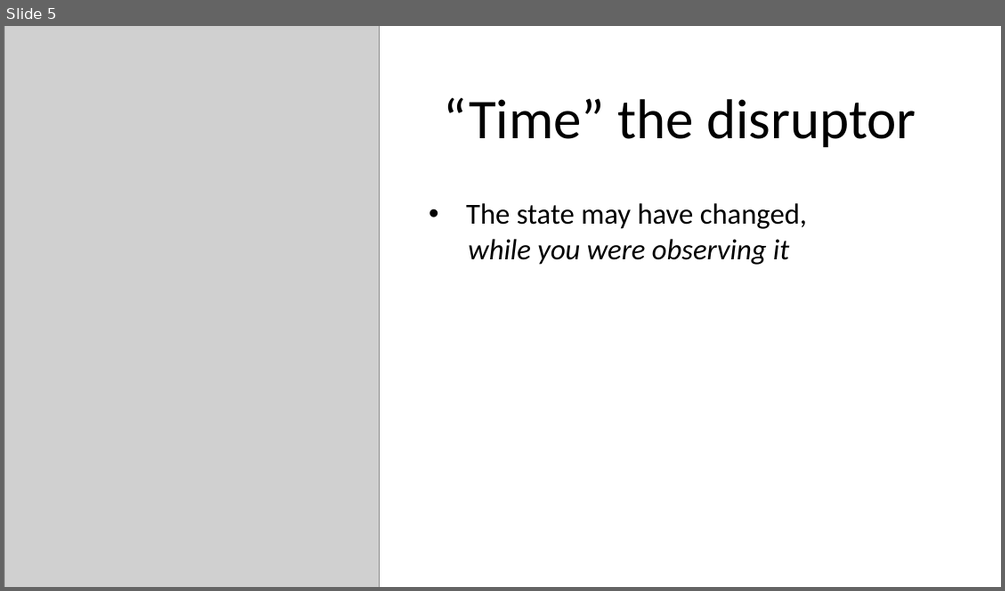
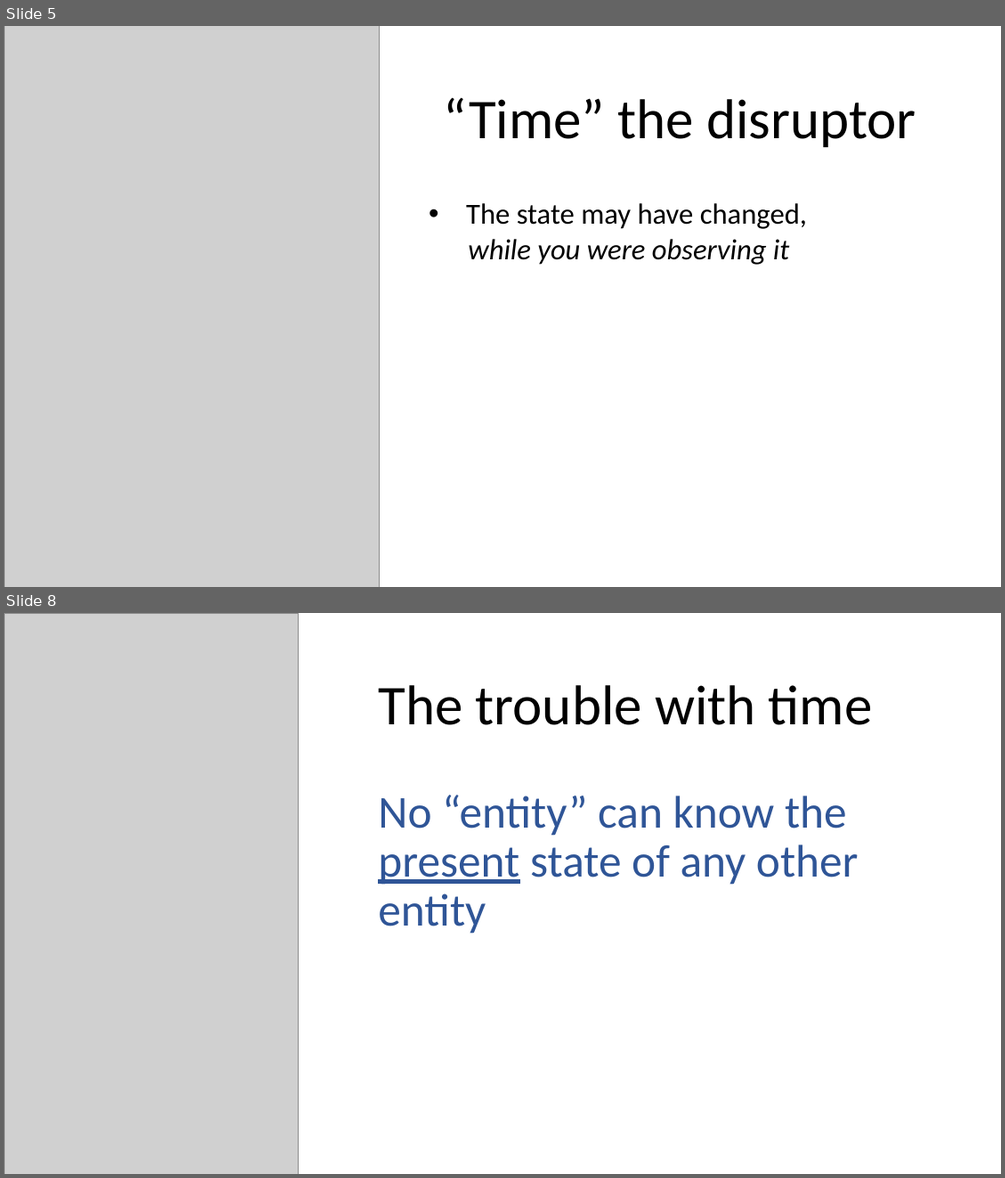
Before and after one commit to MerrionComputing/Presentations, a slide deck: A question of state.pptx. Shown one above the other, each under a label of ours: slide 5 before the commit, slides 5 and 8 after it; the slides between them are not shown. The pictures are 1005x591 and 1005x1178 pixels, drawn with LibreOffice and Linux fonts; fonts in the diff are those of the drawing; grey boxes stand for pictures. Boxes give left, top, right and bottom in pixels: in the first picture for what was removed or moved away, otherwise in the second. Text is boxed around its words. In the diff, an @@ line names an element or a change of style, - is before the commit and + after.

```diff
--- a/A question of state.pptx
+++ b/A question of state.pptx
@@ slide 8 added at [4,613,1001,1174], background #FFFFFF @@
@@ picture added at [4,613,299,1174] @@
@@ title added at [378,685,873,725], 54 pt, text #000000 @@
+The trouble with time
@@ text added at [378,795,858,933], 44 pt, text #2F5597 @@
+No “entity” can know the present state of any other entity
```
Also in this commit, not shown: 3 slides changed, 1 other slide added, 1 other file.
